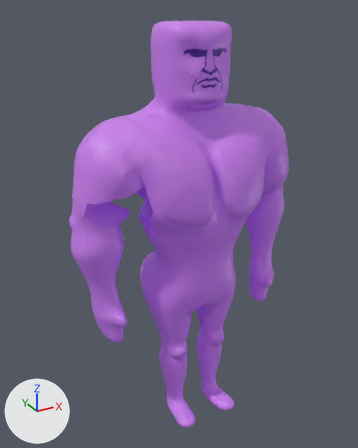
Two versions of the FBX model Based Runner Game/Assets/Models/Fractured model.fbx, one commit apart.
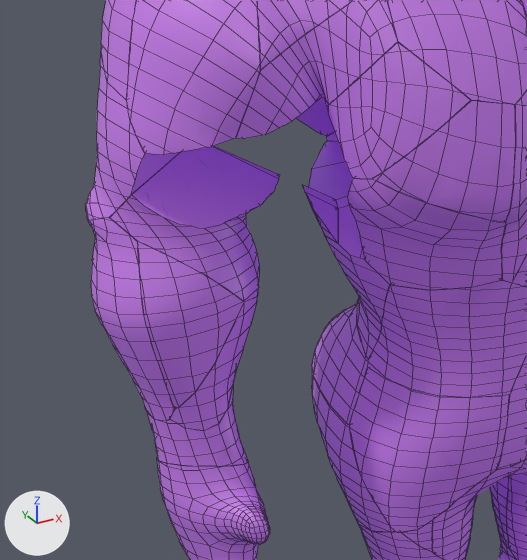
There are two pictures of each version: one whole from a camera (50 mm lens) standing at (-11.74, -9.08, 4.71) and looking at (-6.56, 0.33, 0.01), one close up on the part from 12% to 58% of the width and 35% to 74% of the height. Arrows for +X, +Y and +Z are at lower left; the lights stay in place. The close-ups show mesh edges as thin lines. Where no turn or scale is listed for an object, it has been applied to the vertices.

Names of what the first close-up shows: 'Cube.001_cell.002', 'Cube.001_cell.005', 'Cube.001_cell.017', 'Cube.001_cell.027', 'Cube.001_cell.033', 'Cube.001_cell.052', 'Cube.001_cell.055', 'Cube.001_cell.060', 'Cube.001_cell.067', 'Cube.001_cell.069', 'Cube.001_cell.073', 'Cube.001_cell.099'.
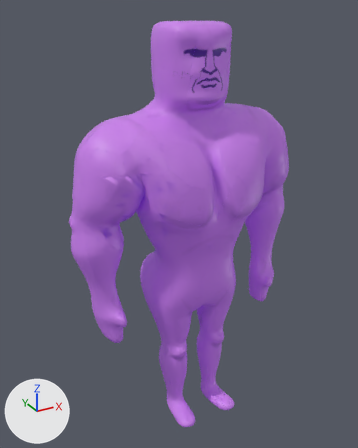
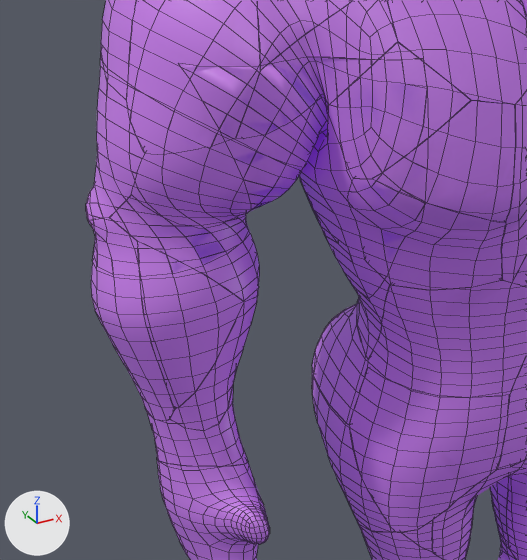
The newer file is also turned or shifted as a whole; pictures and numbers use the older file's frame.

Edits to the scene script, one JSON object a line:
```json
{"op": "add", "block": "mat_material_002", "code": ["mat_material_002 = principled_material('Material.002')", "mat_material_002.texture = img_based_runnerr_texturepurp___copy_jpg", "mat_material_002.roughness = 0.452", "mat_material_002.emission_color = (0.0295, 0.00121, 0.142)  # dark purple #300469", "mat_material_002.emission_strength = 0.9"]}
{"op": "add", "block": "mat_material_004", "code": ["mat_material_004 = principled_material('Material.004')", "mat_material_004.texture = img_based_runnerr_texturepurp___copy_jpg", "mat_material_004.roughness = 0.452", "mat_material_004.emission_color = (0.0295, 0.00121, 0.142)  # dark purple #300469", "mat_material_004.emission_strength = 0.9"]}
{"op": "add", "block": "me_cube_002", "code": ["me_cube_002 = bpy.data.meshes.new('Cube.002')", "me_cube_002.from_pydata(...)  # 244 vertices, 206 faces; spans x -0.91..0.45, y -1.09..0.61, z -1.51..0.43", "me_cube_002.materials.append(mat_material_002)  # picture img_based_runnerr_texturepurp___copy_jpg"]}
{"op": "add", "block": "me_cube_005", "code": ["me_cube_005 = bpy.data.meshes.new('Cube.005')", "me_cube_005.from_pydata(...)  # 283 vertices, 266 faces; spans x -2.813..-1.36, y -0.508..0.978, z 0.042..1.382", "me_cube_005.materials.append(mat_material_004)  # picture img_based_runnerr_texturepurp___copy_jpg"]}
{"op": "add", "block": "ob_cube_002", "code": ["ob_cube_002 = bpy.data.objects.new('Cube.002', me_cube_002)", "ob_cube_002.location = (-7.785, 0.056, 1.292)"]}
{"op": "add", "block": "ob_cube_005", "code": ["ob_cube_005 = bpy.data.objects.new('Cube.005', me_cube_005)", "ob_cube_005.location = (-6.353, 0.002, 0.184)"]}
```

What differs and where, as boxes (x1, y1, x2, y2) in the close-ups (527 x 560 px):
```json
{"object": "Cube.005", "change": "added", "after": [88, 66, 306, 277], "on screen": "purple"}
{"object": "Cube.002", "change": "added", "after": [179, 56, 428, 298], "on screen": "purple"}
{"object": "Cube.001_cell.099", "change": "unchanged, covered by the edit", "before": [110, 146, 280, 302], "after": [110, 195, 259, 302]}
{"object": "Cube.001_cell.057", "change": "unchanged, covered by the edit", "before": [309, 141, 353, 208]}
```
